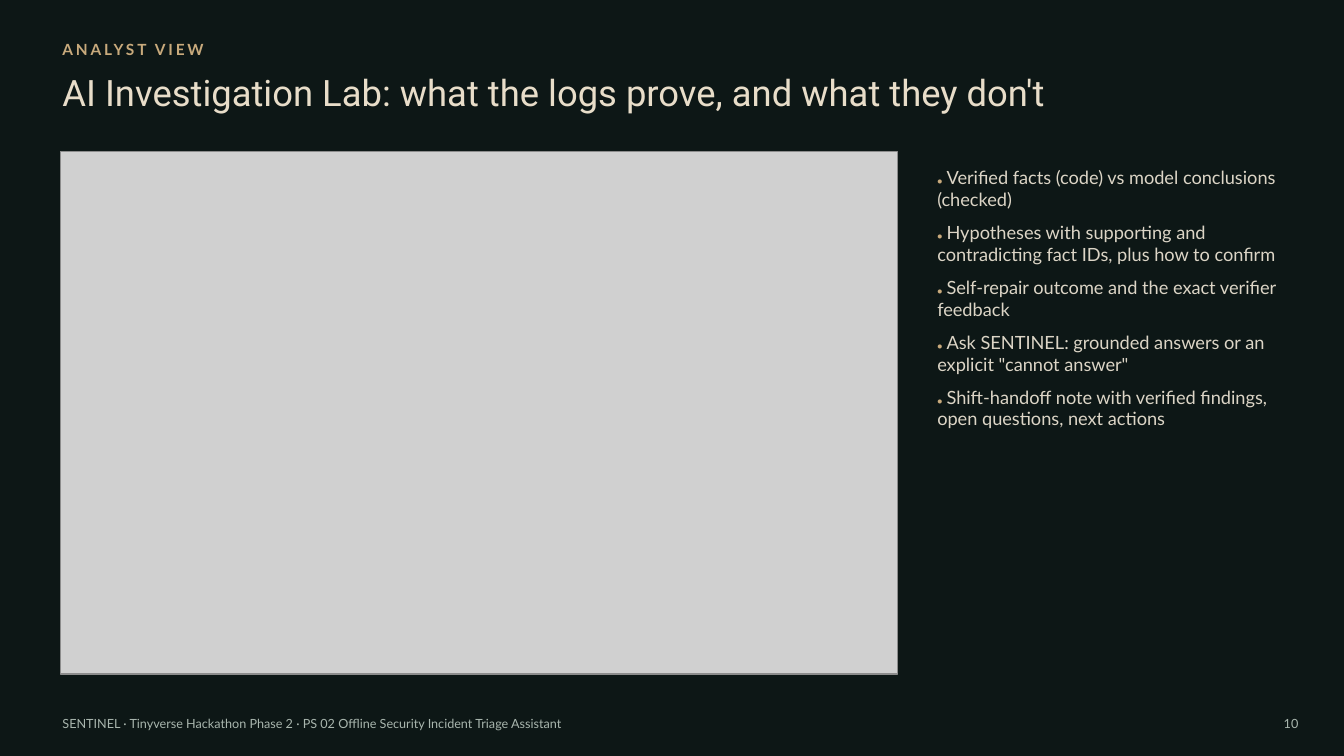
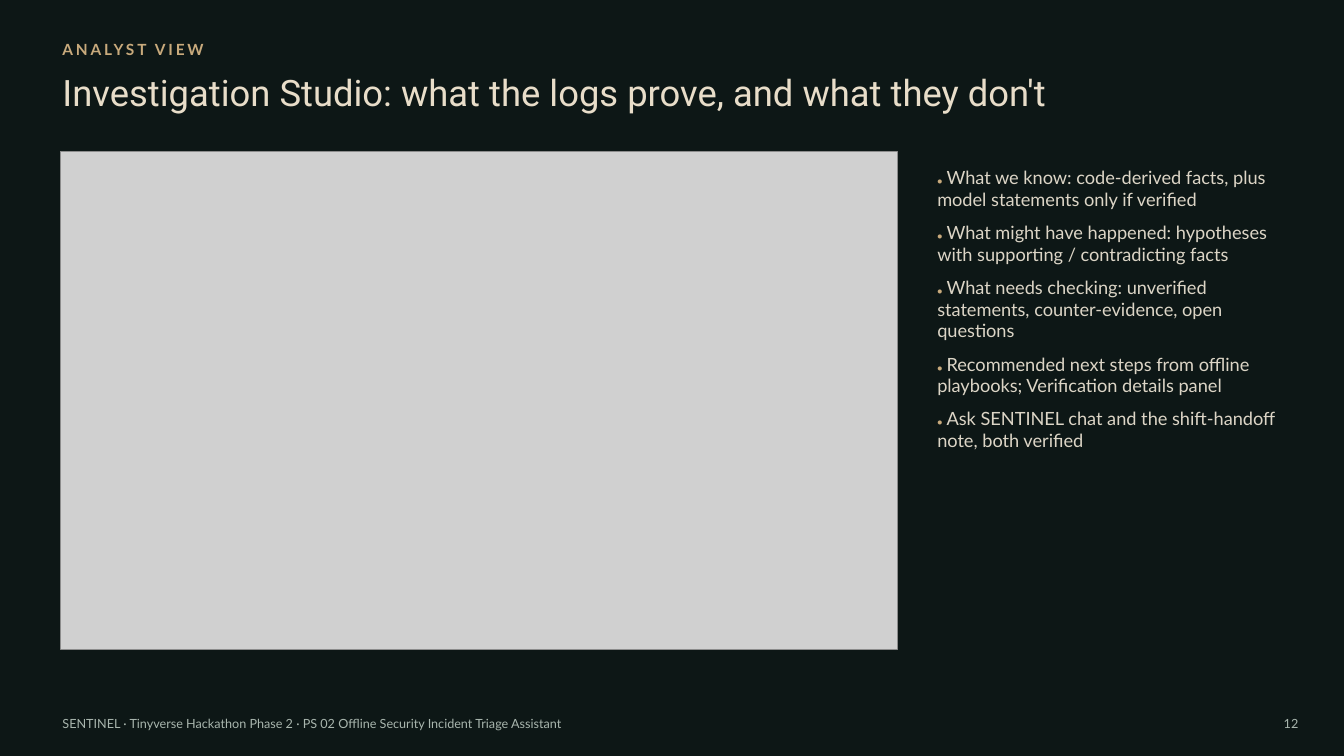
Before and after one commit to dakshitha0705/SENTINEL, a slide deck: slide 12 of presentation/SENTINEL_Tinyverse_PS02.pptx (slide 10 before the commit). Drawn at 1344x756 pixels with LibreOffice and Linux fonts; fonts in the diff are those of the drawing; grey boxes stand for pictures. Boxes give left, top, right and bottom in pixels: in the first picture for what was removed or moved away, otherwise in the second. Text is boxed around its words. In the diff, an @@ line names an element or a change of style, - is before the commit and + after.

```diff
--- a/presentation/SENTINEL_Tinyverse_PS02.pptx
+++ b/presentation/SENTINEL_Tinyverse_PS02.pptx
@@ text at (62, 78, 1046, 114): text changed @@
-AI Investigation Lab: what the logs prove, and what they don't
+Investigation Studio: what the logs prove, and what they don't
@@ picture: place and size @@
-picture at (60, 151, 897, 675)
+picture at (60, 151, 897, 649)
@@ text at (937, 170, 1275, 449): text changed @@
-● Verified facts (code) vs model conclusions (checked)
-● Hypotheses with supporting and contradicting fact IDs, plus how to confirm
-● Self-repair outcome and the exact verifier feedback
-● Ask SENTINEL: grounded answers or an explicit "cannot answer"
-● Shift-handoff note with verified findings, open questions, next actions
+● What we know: code-derived facts, plus model statements only if verified
+● What might have happened: hypotheses with supporting / contradicting facts
+● What needs checking: unverified statements, counter-evidence, open questions
+● Recommended next steps from offline playbooks; Verification details panel
+● Ask SENTINEL chat and the shift-handoff note, both verified
@@ text at (1284, 719, 1299, 728): text changed @@
-10
+12
```
Also in this commit, not shown: 14 other slides changed, 2 slides added, 15 other files.
